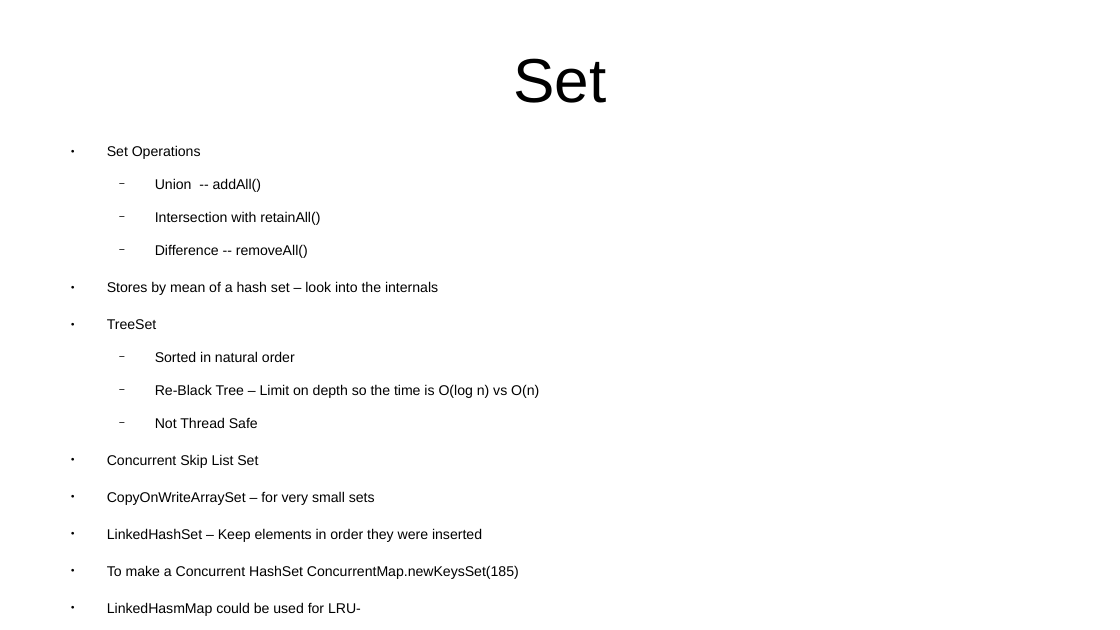
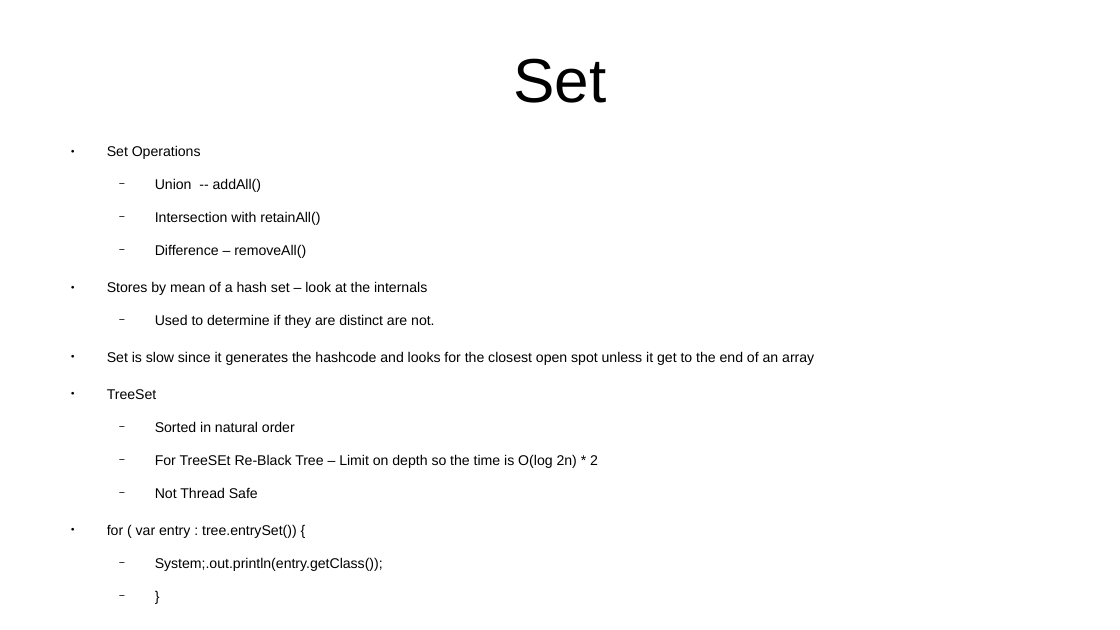
Before and after one commit to CharlesStockman/notesFromCourses, a slide deck: slide 12 of java/core/Java Collections.odp. Drawn at 1120x630 pixels with LibreOffice and Linux fonts; fonts in the diff are those of the drawing. Boxes give left, top, right and bottom in pixels: in the first picture for what was removed or moved away, otherwise in the second. Text is boxed around its words. In the diff, an @@ line names an element or a change of style, - is before the commit and + after.

```diff
--- a/java/core/Java Collections.odp
+++ b/java/core/Java Collections.odp
@@ text at [107,244,814,365]: text changed @@
-  − Difference -- removeAll()
-● Stores by mean of a hash set – look into the internals
+  − Difference – removeAll()
+● Stores by mean of a hash set – look at the internals
+  − Used to determine if they are distinct are not.
+● Set is slow since it generates the hashcode and looks for the closest open spot unless it get to the end of an array
@@ text at [155,454,598,468]: text changed @@
-  − Re-Black Tree – Limit on depth so the time is O(log n) vs O(n)
+  − For TreeSEt Re-Black Tree – Limit on depth so the time is O(log 2n) * 2
@@ text at [107,524,383,571]: text changed @@
-● Concurrent Skip List Set
-● CopyOnWriteArraySet – for very small sets
-● LinkedHashSet – Keep elements in order they were inserted
-● To make a Concurrent HashSet ConcurrentMap.newKeysSet(185)
-● LinkedHasmMap could be used for LRU-
+● for ( var entry : tree.entrySet()) {
+  − System;.out.println(entry.getClass());
+  − }
```
Also in this commit, not shown: 1 other slide changed, 2 slides added, 18 other files.
